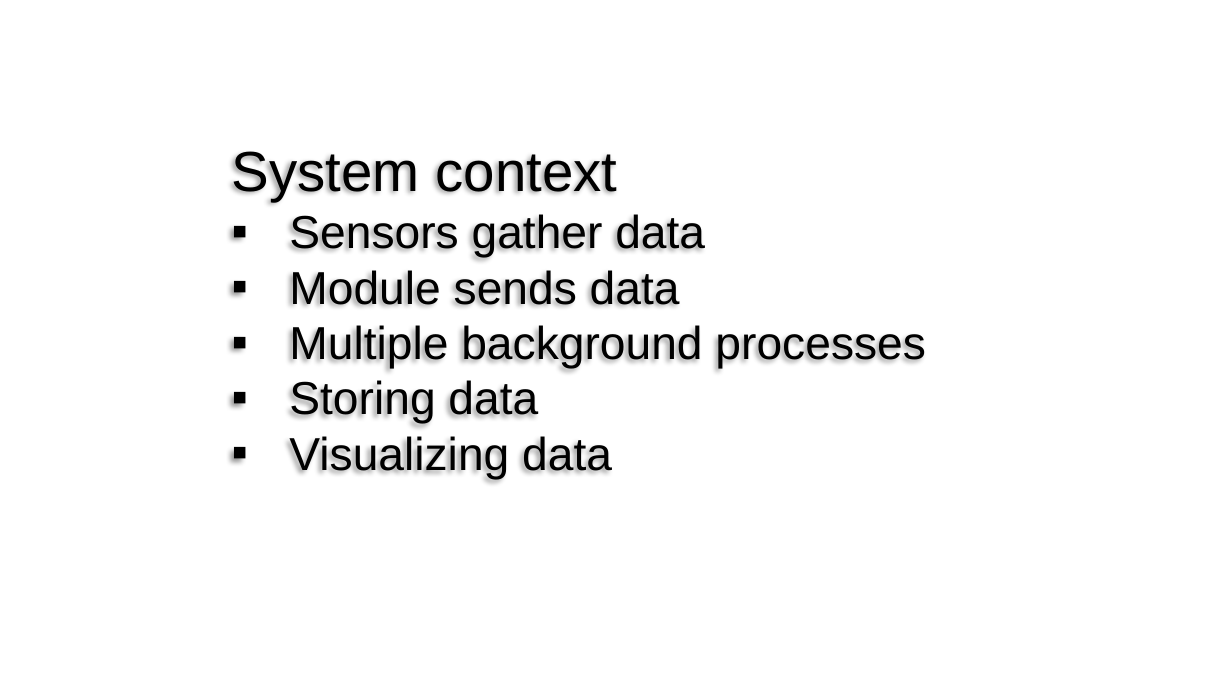
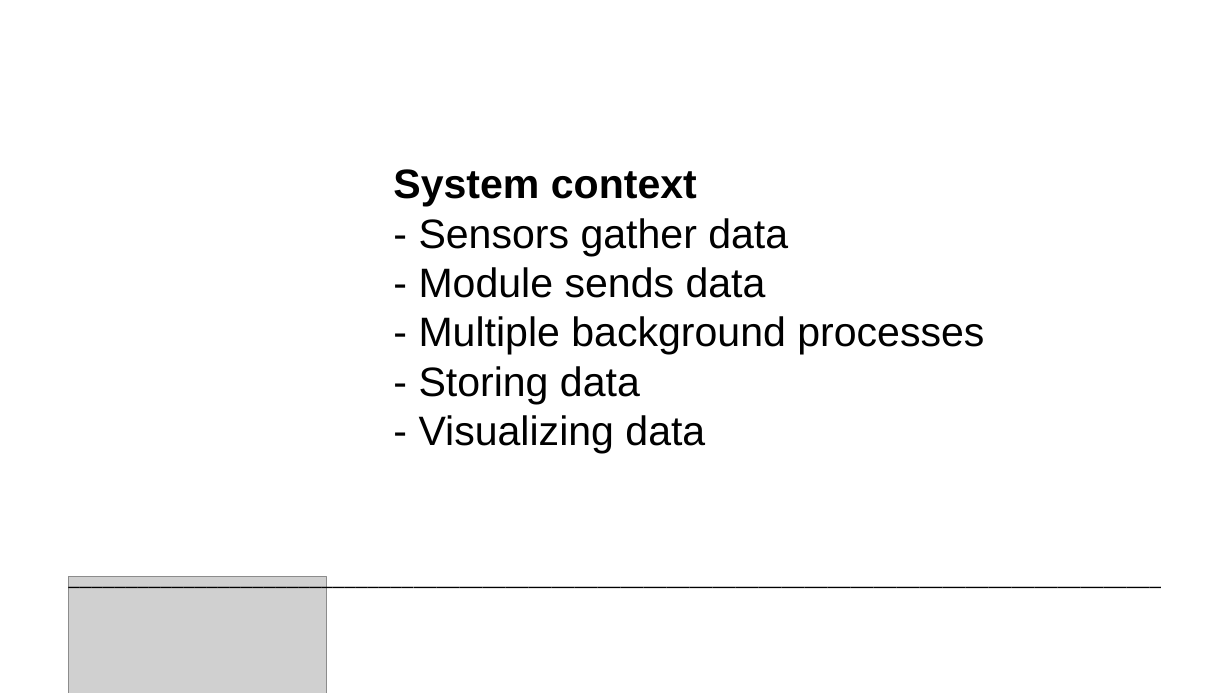
Before and after one commit to ivolvanov/airios-climate-control, a slide deck: slide 10 of docs/SprintDemo/FinalPresentation.pptx (slide 7 before the commit). Drawn at 1232x693 pixels with LibreOffice and Linux fonts; fonts in the diff are those of the drawing; grey boxes stand for pictures; background and template pictures are left out. Boxes give left, top, right and bottom in pixels: in the first picture for what was removed or moved away, otherwise in the second. Text is boxed around its words. In the diff, an @@ line names an element or a change of style, - is before the commit and + after.

```diff
--- a/docs/SprintDemo/FinalPresentation.pptx
+++ b/docs/SprintDemo/FinalPresentation.pptx
@@ text "System context": place and size @@
-text "System context" at (232,151,926,480)
+text "System context" at (393,169,984,453)
@@ text at (393,169,697,207): size 44 to 32 pt, bold on in "System context" @@
@@ text at (419,218,984,453): text changed; size 36 to 32 pt @@
-▪ Sensors gather data
-▪ Module sends data
-▪ Multiple background processes
-▪ Storing data
-▪ Visualizing data
+- Sensors gather data
+- Module sends data
+- Multiple background processes
+- Storing data
+- Visualizing data
@@ text added at (59,558,1232,595), 18 pt, text #000000 @@
+_______________________________________________________________________________________________
@@ picture added at (68,577,326,693) @@
```
Also in this commit, not shown: 7 other slides changed, 3 slides added, 2 slides removed.
